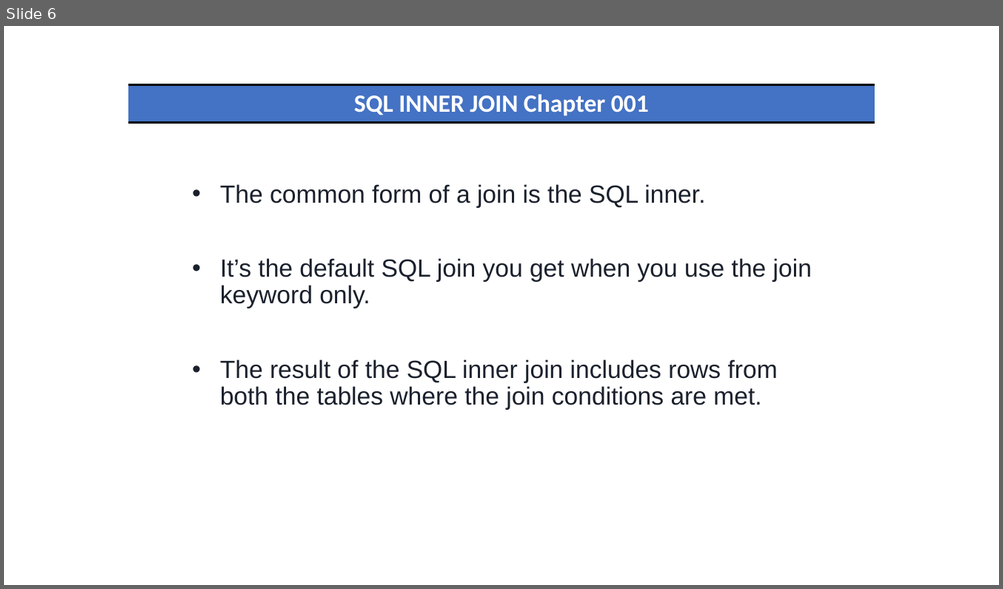
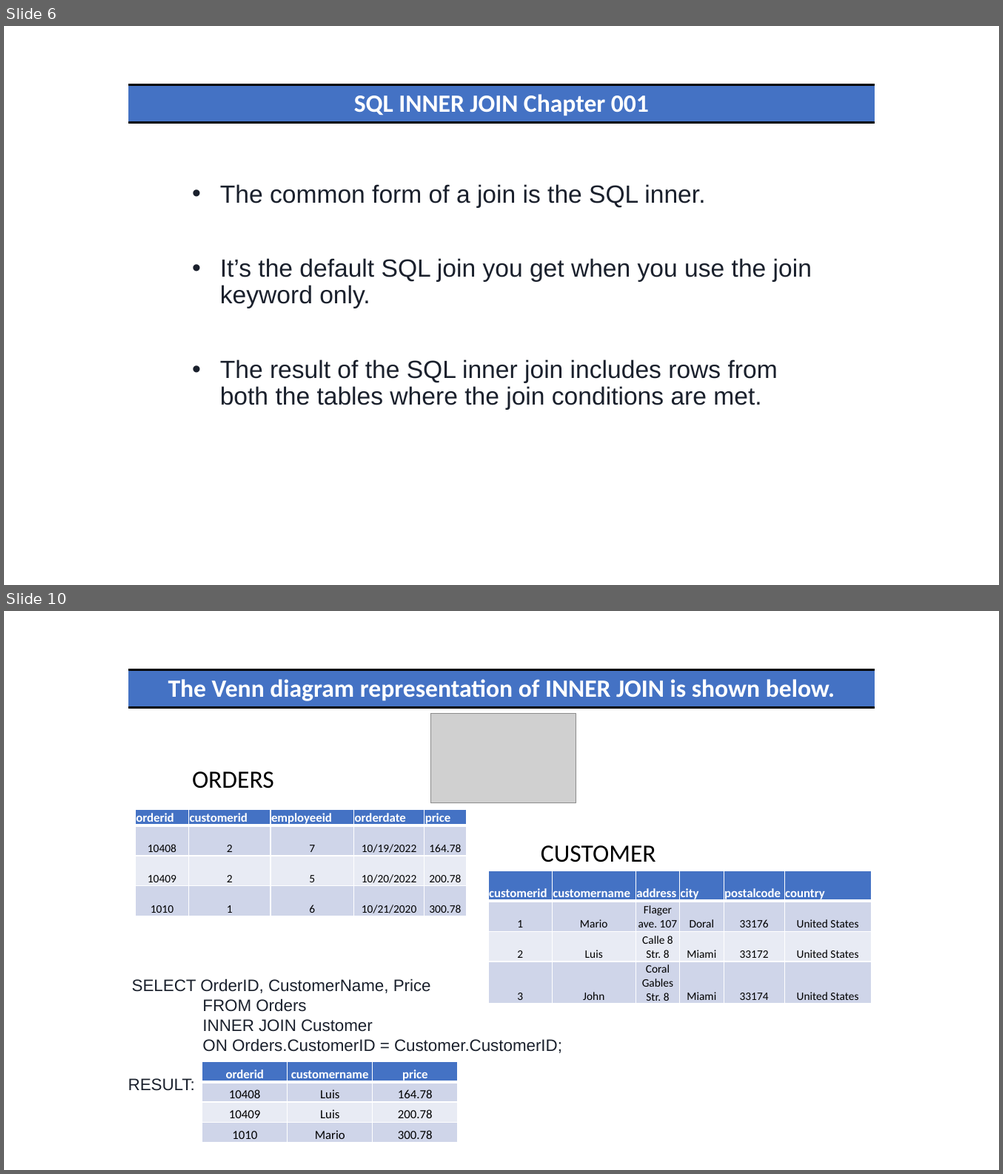
Before and after one commit to ArthurR2/SQL-Query-and-Power-Point-Data-Analysis-in-PostgreSQL, a slide deck: SQL inner join Chapter 001.pptx. Shown one above the other, each under a label of ours: slide 6 before the commit, slides 6 and 10 after it; the slides between them are not shown. The pictures are 1003x589 and 1003x1174 pixels, drawn with LibreOffice and Linux fonts; fonts in the diff are those of the drawing; grey boxes stand for pictures. Boxes give left, top, right and bottom in pixels: in the first picture for what was removed or moved away, otherwise in the second. Text is boxed around its words. In the diff, an @@ line names an element or a change of style, - is before the commit and + after.

Commit message:
SQL inner modified

```diff
--- a/SQL inner join Chapter 001.pptx
+++ b/SQL inner join Chapter 001.pptx
@@ slide 10 added at [4, 611, 999, 1170], background #FFFFFF @@
@@ table added at [128, 670, 875, 707], 1 rows, 1 columns @@
+The Venn diagram representation of INNER JOIN is shown below.
@@ picture added at [431, 714, 576, 803] @@
@@ subtitle added at [192, 772, 656, 863], 24 pt, text #000000 @@
+ORDERS
+CUSTOMER
@@ table added at [135, 810, 466, 920], 4 rows, 5 columns @@
+orderid | customerid | employeeid | orderdate | price
+10408 | 2 | 7 | 10/19/2022 | 164.78
+10409 | 2 | 5 | 10/20/2022 | 200.78
+1010 | 1 | 6 | 10/21/2020 | 300.78
@@ table added at [488, 871, 871, 1008], 4 rows, 6 columns @@
+customerid | customername | address | city | postalcode | country
+1 | Mario | Flager ave. 107 | Doral | 33176 | United States
+2 | Luis | Calle 8 Str. 8 | Miami | 33172 | United States
+3 | John | Coral Gables Str. 8 | Miami | 33174 | United States
@@ text added at [128, 979, 562, 1091], 16 pt, text #1A202C @@
+SELECT OrderID, CustomerName, Price
+FROM Orders
+INNER JOIN Customer
+ON Orders.CustomerID = Customer.CustomerID;
+RESULT:
@@ table added at [202, 1062, 458, 1143], 4 rows, 3 columns @@
+orderid | customername | price
+10408 | Luis | 164.78
+10409 | Luis | 200.78
+1010 | Mario | 300.78
```
Also in this commit, not shown: 3 slides changed, 3 other slides added, 1 other file.
